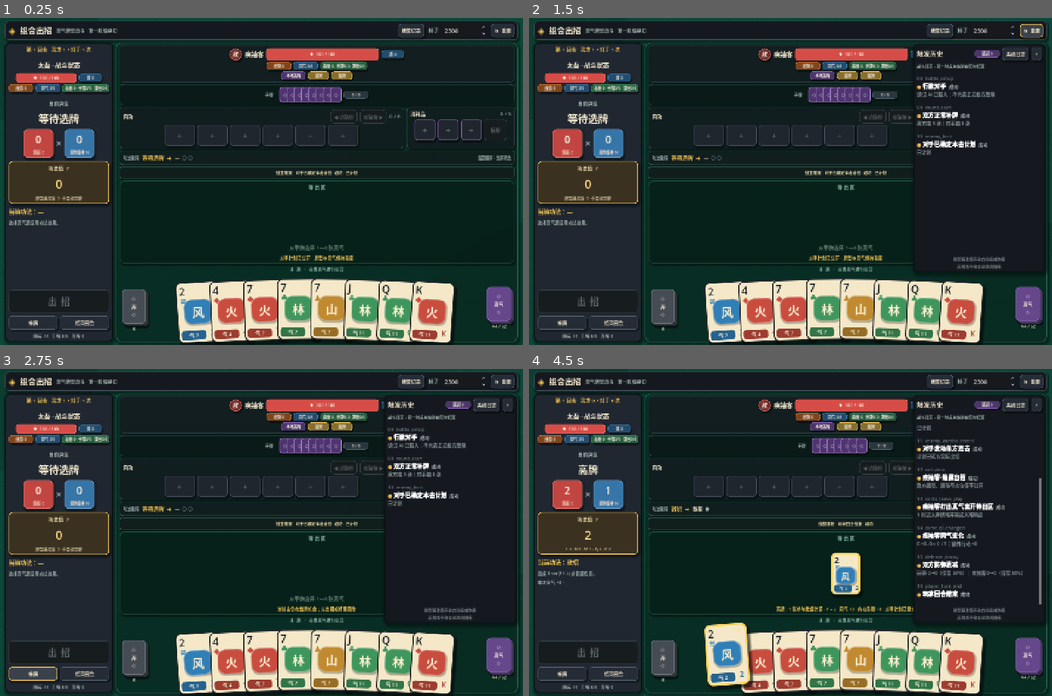
Above: before the commit, frames 1-4 (two rows, left to right).
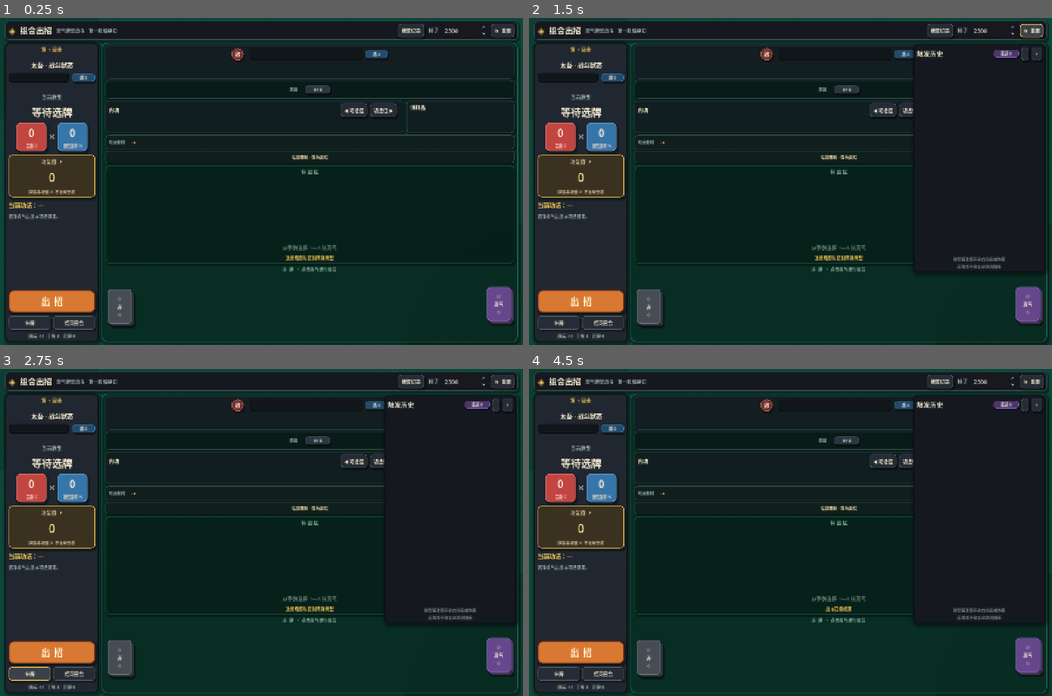
Above: after the commit, the same moments.

Repository: duguyumei/games
Game: Godot game, scene res://ui/main.tscn
Two runs of this game, one before a commit and one after it. Both use one fixed random seed, a clock stepped at 60 frames per second and the inputs below. This scene is started directly instead of the project's main scene.
Inputs (mouse positions are in pixels of both pictures, inside the frame that each line leads up to):
- Up to frame 1 (0.25 s): no input
- Up to frame 2 (1.5 s): click "结算记录" at 0.5 s; click "↻ 重置" at 1.25 s
- Up to frame 3 (2.75 s): click "补牌" at 2 s
- Up to frame 4 (4.5 s): click (581, 653) at 2.75 s, where only the run after the commit has a clickable "出 招"; click "结束回合" at 3.5 s; click (727, 663) at 4.25 s, where only the run before the commit has a clickable "2"

The runs differ from the first frame. In frame 1, 24% of the frame differs, in the area x 1-99%, y 7-100%; in frame 2, 24%; in frame 3, 24%; in frame 4, 26%, in the area x 1-98%, y 7-100%.
Error after the commit: Parse Error: Identifier "_card_trigger_replay_service" not declared in the current scope. (res://core/status_system.gd:455)

Commit message:
已补充集中式“实现改动总清单”，以后实现无需从167门内功中逐条反推底层需求。
清单记录了：

- 功法槽容量、配装、心得和存档迁移。
- 临时功法生成与空槽限制。
- 功法实例、槽位身份和标记规则。
- 连势上限与清空规则。
- 蓄力累计值接口。
- 追击统一事件。
- 格挡与卸力。
- 消耗真气。
- 燃尽与焕发迁移。
- 所需事件、查询、计数器和效果端口。
- 现有功法、内功、奇珍及数据迁移项。
- 必须补充的回归测试。

位置：[36-neigong-implementation-backlog.md](/Users/cc/Documents/taiwu/godot/docs/design-current/martial-arts/36-neigong-implementation-backlog.md:1474)

内功数量仍为167门，名称和计数未受清单章节影响。本次未修改代码或JSON。

Diff:
--- a/combo_duel_vslice/core/status_system.gd
+++ b/combo_duel_vslice/core/status_system.gd
@@ -6,10 +6,8 @@
     "res://core/statuses/status_history_service.gd")
 const CardAnomalyServiceScript = preload(
     "res://core/statuses/card_anomaly_service.gd")
-const StatusBehaviorRegistryScript = preload(
-    "res://core/statuses/status_behavior_registry.gd")
-const StatusBehaviorContextScript = preload(
-    "res://core/statuses/status_behavior_context.gd")
+const CardStatusBehaviorServiceScript = preload(
+    "res://core/statuses/card_status_behavior_service.gd")
 const BattleEventCatalogScript = preload("res://core/battle_event_catalog.gd")
 const ConditionSpecRegistryScript = preload(
     "res://core/specs/condition_spec_registry.gd")
@@ -22,11 +20,11 @@
 var _delay_serial: int = 0
 var status_history
 var card_anomaly_service
+var card_status_behavior_service
 var _effect_ports_ref
 var _effect_executor = null
 var _technique_draw_counts: Dictionary = {}
 var behavior_registry
-var _card_trigger_replay_service = null
 var _rng: RandomNumberGenerator = null
 var battle_permission_service = null
 var condition_registry = ConditionSpecRegistryScript.new()
@@ -37,11 +35,13 @@
         game_log_override = null,
         effect_ports = null) -> void:
     content_catalog = catalog
-    behavior_registry = StatusBehaviorRegistryScript.new()
     timing_system = battle_timing_system
     status_history = StatusHistoryServiceScript.new(catalog, game_log_override)
     card_anomaly_service = CardAnomalyServiceScript.new(
         catalog, status_history)
+    card_status_behavior_service = CardStatusBehaviorServiceScript.new(
+        catalog, card_anomaly_service)
+    behavior_registry = card_status_behavior_service.behavior_registry
     history = status_history.history_entries()
     use_effect_ports(effect_ports)
     if timing_system != null:
@@ -127,15 +127,17 @@
 func use_effect_ports(effect_ports) -> void:
     _effect_ports_ref = weakref(effect_ports) if effect_ports != null else null
     card_anomaly_service.use_effect_ports(effect_ports)
+    card_status_behavior_service.use_effect_ports(effect_ports)
 
 func use_effect_executor(executor) -> void:
     _effect_executor = executor
 
 func use_card_trigger_replay_service(service) -> void:
-    _card_trigger_replay_service = service
+    card_status_behavior_service.use_card_trigger_replay_service(service)
 
 func use_rng(random_source: RandomNumberGenerator) -> void:
     _rng = random_source
+    card_status_behavior_service.use_rng(random_source)
 
 func use_battle_permission_service(service) -> void:
     battle_permission_service = service
--- a/combo_duel_vslice/core/statuses/card_status_behavior_handler.gd
+++ b/combo_duel_vslice/core/statuses/card_status_behavior_handler.gd
@@ -36,7 +36,8 @@
     if context.holder == null or context.card == null or context.effect_ports == null:
         return {"success": false, "detail": "真气伤害状态缺少持有者、真气或战斗端口"}
     var amount: int = int(context.behavior.get(
-        "frozen_amount", context.status_system.effective_qi_value(context.card)))
+        "frozen_amount",
+        context.card_anomaly_service.effective_qi_value(context.card)))
     var triggered: Dictionary = context.effect_ports.trigger_poison_card(
         context.holder, context.card, context.action_token,
         context.replay_depth > 0, amount)
@@ -62,7 +63,7 @@
     var layers: int = context.card.anomaly_layers(context.category, context.status_id)
     if layers <= 0:
         return {"success": true, "applied": false}
-    return context.status_system.apply_card_anomaly(
+    return context.card_anomaly_service.apply_card_anomaly(
         context.card,
         str(context.behavior.get("category", "")),
         str(context.behavior.get("anomaly", "")),
@@ -178,7 +179,7 @@
     }
 
 func _remove_self(context) -> void:
-    context.status_system.remove_card_anomaly(
+    context.card_anomaly_service.remove_card_anomaly(
         context.card,
         context.category,
         context.status_id,
--- /dev/null
+++ b/combo_duel_vslice/core/statuses/card_status_behavior_service.gd
@@ -0,0 +1,250 @@
+class_name CardStatusBehaviorService
+extends RefCounted
+
+const StatusBehaviorRegistryScript = preload(
+    "res://core/statuses/status_behavior_registry.gd")
+const StatusBehaviorContextScript = preload(
+    "res://core/statuses/status_behavior_context.gd")
+
+var content_catalog
+var card_anomaly_service
+var behavior_registry
+var _effect_ports_ref: WeakRef
+var _rng: RandomNumberGenerator = null
+var _card_trigger_replay_service = null
+
+func _init(catalog, anomaly_service) -> void:
+    assert(catalog != null, "CardStatusBehaviorService requires ContentCatalog")
+    assert(anomaly_service != null,
+        "CardStatusBehaviorService requires CardAnomalyService")
+    content_catalog = catalog
+    card_anomaly_service = anomaly_service
+    behavior_registry = StatusBehaviorRegistryScript.new()
+
+func use_effect_ports(effect_ports) -> void:
+    _effect_ports_ref = weakref(effect_ports) if effect_ports != null else null
+
+func use_rng(random_source: RandomNumberGenerator) -> void:
+    _rng = random_source
+
+func use_card_trigger_replay_service(service) -> void:
+    _card_trigger_replay_service = service
+
+func can_play_card(holder, card) -> Dictionary:
+    var result := dispatch("play_attempt", holder, card)
+    if bool(result.get("blocked", false)):
+        return {
+            "allowed": false,
+            "reason": str(result.get("reason", "此真气本回合不能打出")),
+        }
+    return {"allowed": true}
+
+func on_card_enter_discard(holder, card) -> void:
+    dispatch("enter_discard", holder, card)
+
+func on_card_enter_discard_late(holder, card) -> void:
+    dispatch("enter_discard_late", holder, card)
+
+func on_card_drawn(holder, card) -> void:
+    if not holder.hand.has(card):
+        return
+    dispatch("draw", holder, card)
+
+func on_card_explicit_discard(
+        holder, card, allow_void_departure: bool = false) -> void:
+    if not holder.discard_pile.has(card) and not allow_void_departure:
+        return
+    dispatch("explicit_discard", holder, card)
+
+func resolve_played_card_anomalies(
+        holder,
+        cards: Array,
+        source_values: Dictionary = {}) -> Array:
+    var resolutions: Array = []
+    for card in cards:
+        for resolution in dispatch(
+                "played", holder, card, source_values).get("resolutions", []):
+            resolutions.append(resolution)
+    return resolutions
+
+func on_turn_end(holder) -> void:
+    for card in holder.hand.duplicate():
+        dispatch("turn_end", holder, card)
+
+func on_turn_end_final(holder) -> void:
+    for card in holder.hand.duplicate():
+        dispatch("turn_end_final", holder, card)
+
+func dispatch(
+        trigger: String,
+        holder,
+        card,
+        source_values: Dictionary = {}) -> Dictionary:
+    var entries: Array = []
+    var snapshot: Dictionary = card.anomaly_snapshot()
+    for status_id in snapshot.get("buffs", {}).keys():
+        _append_card_behavior_entries(entries, trigger, "buff", str(status_id))
+    for status_id in snapshot.get("debuffs", {}).keys():
+        _append_card_behavior_entries(entries, trigger, "debuff", str(status_id))
+    var state: Dictionary = snapshot.get("state", {})
+    _append_card_behavior_entries(
+        entries, trigger, "state", str(state.get("id", "")))
+    for status_id in snapshot.get("marks", {}).keys():
+        _append_card_behavior_entries(entries, trigger, "mark", str(status_id))
+    entries.sort_custom(func(left, right):
+        if int(left["priority"]) != int(right["priority"]):
+            return int(left["priority"]) < int(right["priority"])
+        if str(left["status_id"]) != str(right["status_id"]):
+            return str(left["status_id"]) < str(right["status_id"])
+        return int(left["behavior_index"]) < int(right["behavior_index"]))
+    var source_trigger := _qualified_card_trigger(trigger)
+    var replay_count := 0
+    if source_trigger != "" and _card_trigger_replay_service != null:
+        replay_count = _card_trigger_replay_service.qualified_replay_count(
+            card, source_trigger, source_values)
+    var normal := _execute_card_behavior_entries(
+        entries,
+        trigger,
+        source_trigger,
+        holder,
+        card,
+        source_values,
+        0,
+        0,
+        true)
+    var aggregate: Dictionary = normal["aggregate"]
+    for replay_index in range(replay_count):
+        var replayed := _execute_card_behavior_entries(
+            normal["executed_entries"],
+            trigger,
+            source_trigger,
+            holder,
+            card,
+            source_values,
+            1,
+            replay_index + 1,
+            false)
+        _merge_card_behavior_aggregate(aggregate, replayed["aggregate"])
+    return aggregate
+
+func _execute_card_behavior_entries(
+        entries: Array,
+        trigger: String,
+        source_trigger: String,
+        holder,
+        card,
+        source_values: Dictionary,
+        replay_depth: int,
+        trigger_sequence: int,
+        require_current_anomaly: bool) -> Dictionary:
+    var aggregate := {
+        "resolutions": [],
+        "stop_card_behaviors": false,
+        "blocked": false,
+        "reason": "",
+    }
+    var executed_entries: Array = []
+    for entry_value in entries:
+        var entry: Dictionary = entry_value.duplicate(true)
+        if require_current_anomaly and not card.has_anomaly(
+                str(entry["category"]), str(entry["status_id"])):
+            continue
+        if replay_depth == 0 \
+                and str(entry.get("behavior", {}).get("handler", "")) \
+                    == "damage_holder_by_current_qi":
+            entry["behavior"]["frozen_amount"] = (
+                card_anomaly_service.effective_qi_value(card))
+        var context_values := source_values.duplicate()
+        context_values.merge({
+            "trigger": trigger,
+            "status_id": entry["status_id"],
+            "category": entry["category"],
+            "definition": entry["definition"],
+            "behavior": entry["behavior"],
+            "holder": holder,
+            "card": card,
+            "card_anomaly_service": card_anomaly_service,
+            "effect_ports": _effect_ports(),
+            "source_card_instance_id": str(card.id),
+            "source_trigger": source_trigger,
+            "action_token": str(source_values.get("action_token", "")),
+            "replay_depth": replay_depth,
+            "trigger_sequence": trigger_sequence,
+            "rng": _rng,
+        }, true)
+        var context = StatusBehaviorContextScript.new().configure(
+            context_values)
+        var result: Dictionary = behavior_registry.execute(
+            entry["behavior"], context)
+        if not bool(result.get("success", false)):
+            continue
+        executed_entries.append(entry)
+        if result.has("resolution"):
+            var resolution: Dictionary = result["resolution"]
+            resolution.merge({
+                "source_card_instance_id": str(card.id),
+                "source_trigger": source_trigger,
+                "action_token": str(source_values.get("action_token", "")),
+                "replay_depth": replay_depth,
+                "trigger_sequence": trigger_sequence,
+            }, false)
+            aggregate["resolutions"].append(resolution)
+        if bool(result.get("blocked", false)):
+            aggregate["blocked"] = true
+            aggregate["reason"] = str(result.get("reason", ""))
+        if bool(result.get("stop_card_behaviors", false)):
+            aggregate["stop_card_behaviors"] = true
+            break
+    return {
+        "aggregate": aggregate,
+        "executed_entries": executed_entries,
+    }
+
+func _merge_card_behavior_aggregate(
+        target: Dictionary,
+        addition: Dictionary) -> void:
+    target["resolutions"].append_array(addition.get("resolutions", []))
+    target["stop_card_behaviors"] = (
+        bool(target.get("stop_card_behaviors", false))
+        or bool(addition.get("stop_card_behaviors", false)))
+    target["blocked"] = (
+        bool(target.get("blocked", false))
+        or bool(addition.get("blocked", false)))
+    if str(target.get("reason", "")) == "":
+        target["reason"] = str(addition.get("reason", ""))
+
+func _qualified_card_trigger(status_trigger: String) -> String:
+    match status_trigger:
+        "played": return "card_played"
+        "draw": return "card_drawn"
+        "explicit_discard": return "card_explicitly_discarded"
+        "enter_discard": return "card_entered_discard"
+        "turn_end": return "turn_end"
+    return ""
+
+func _append_card_behavior_entries(
+        entries: Array,
+        trigger: String,
+        category: String,
+        status_id: String) -> void:
+    if status_id == "":
+        return
+    var definition: Dictionary = content_catalog.get_by_id(
+        "anomaly", status_id)
+    for behavior_index in range(definition.get("behaviors", []).size()):
+        var behavior_value = definition.get("behaviors", [])[behavior_index]
+        var behavior: Dictionary = behavior_value
+        if str(behavior.get("trigger", "")) != trigger:
+            continue
+        entries.append({
+            "priority": int(behavior.get("priority", 500)),
+            "category": category,
+            "status_id": status_id,
+            "definition": definition,
+            "behavior": behavior,
+            "behavior_index": behavior_index,
+        })
+
+func _effect_ports():
+    return _effect_ports_ref.get_ref() \
+        if _effect_ports_ref != null else null
--- a/combo_duel_vslice/core/statuses/status_behavior_context.gd
+++ b/combo_duel_vslice/core/statuses/status_behavior_context.gd
@@ -21,7 +21,7 @@
 var source_kind: String = ""
 var defense_lost: int = 0
 var life_lost: int = 0
-var status_system = null
+var card_anomaly_service = null
 var effect_ports = null
 var source_card_instance_id: String = ""
 var source_trigger: String = ""
@@ -47,7 +47,7 @@
     source_kind = str(values.get("source_kind", ""))
     defense_lost = int(values.get("defense_lost", 0))
     life_lost = int(values.get("life_lost", 0))
-    status_system = values.get("status_system")
+    card_anomaly_service = values.get("card_anomaly_service")
     effect_ports = values.get("effect_ports")
     source_card_instance_id = str(values.get("source_card_instance_id", ""))
     source_trigger = str(values.get("source_trigger", ""))
Not shown, changed: godot/docs/design-current/martial-arts/36-neigong-implementation-backlog.md
